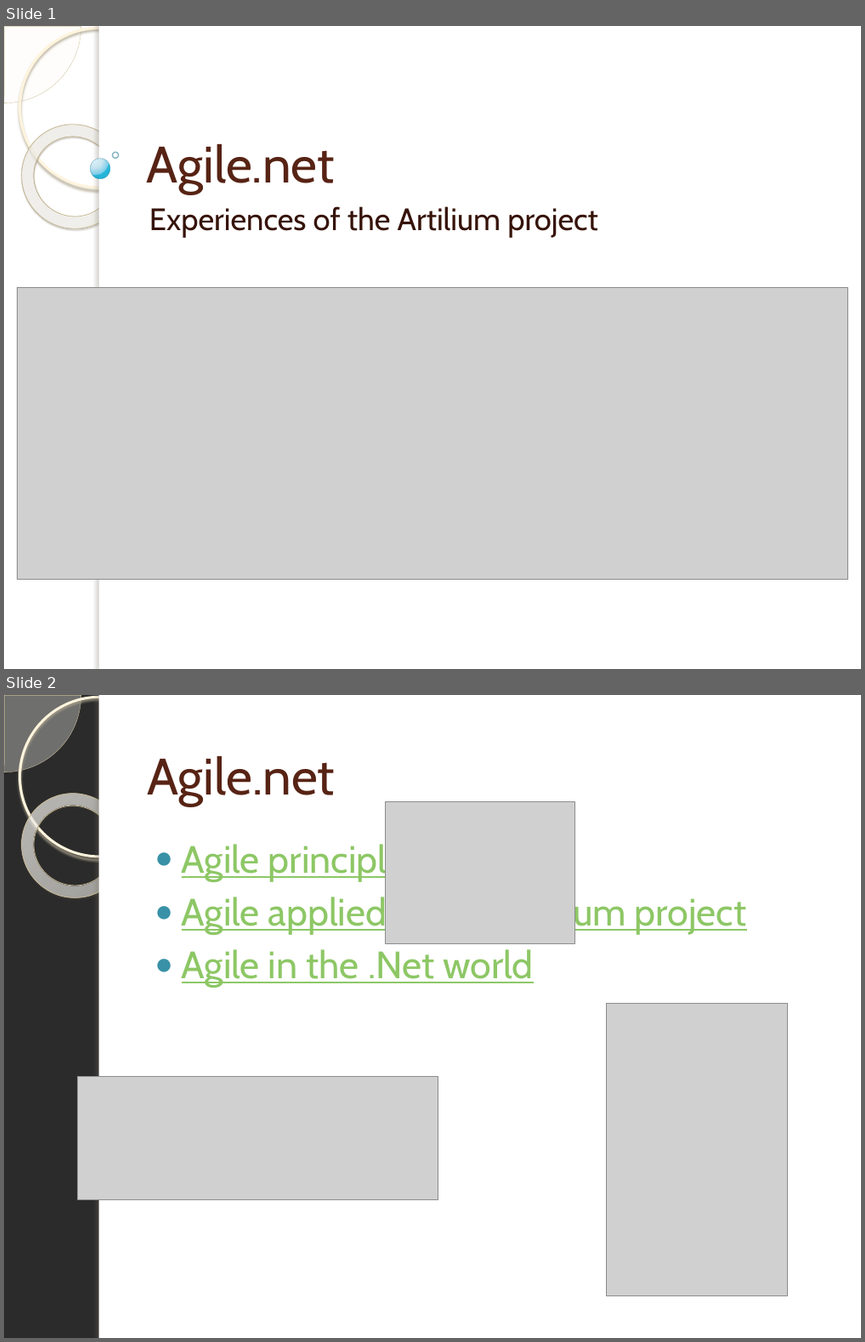
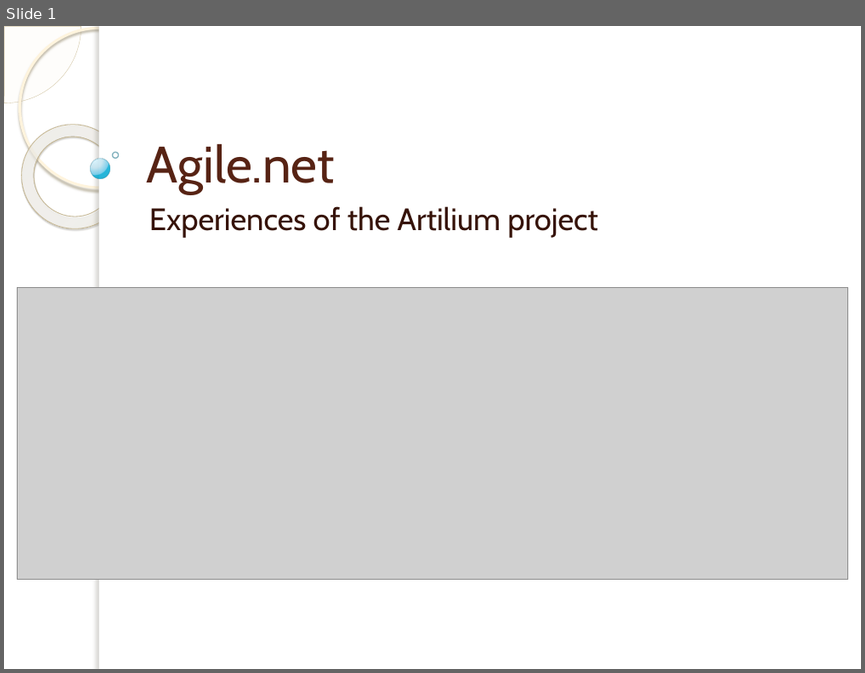
Before and after one commit to michelgrootjans/foresee, a slide deck: Agile.net/AgileTOC.pptx. Shown one above the other, each under a label of ours: slides 1 and 2 before the commit, slide 1 after it. The pictures are 865x1342 and 865x673 pixels, drawn with LibreOffice and Linux fonts; fonts in the diff are those of the drawing; grey boxes stand for pictures; background and template pictures are left out; a plain dark background stands for a picture behind light text. Boxes give left, top, right and bottom in pixels: in the first picture for what was removed or moved away, otherwise in the second. Text is boxed around its words. In the diff, an @@ line names an element or a change of style, - is before the commit and + after.

```diff
--- a/Agile.net/AgileTOC.pptx
+++ b/Agile.net/AgileTOC.pptx
@@ slide 2 removed at (4,695,861,1338), background picture (left out); not listed: 5 template elements that a slide beside it also shows @@
@@ title removed at (147,756,335,805) @@
-Agile.net
@@ picture removed at (386,802,574,944) @@
@@ text removed at (182,840,746,987) @@
-● Agile principles
-● Agile applied to the Artilium project
-● Agile in the .Net world
@@ picture removed at (607,1003,787,1296) @@
@@ picture removed at (78,1077,438,1199) @@
```
Also in this commit, not shown: 1 slide added.
